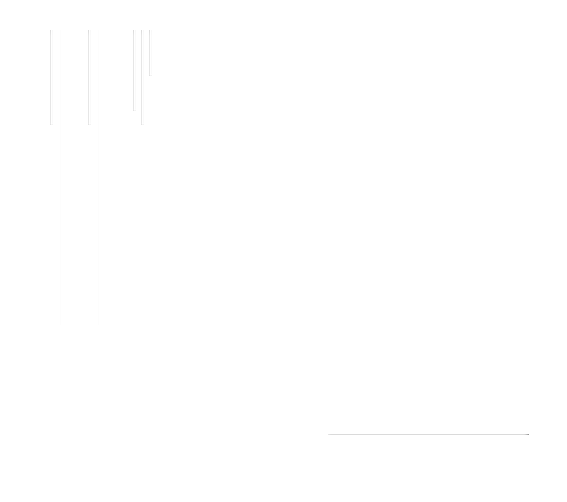
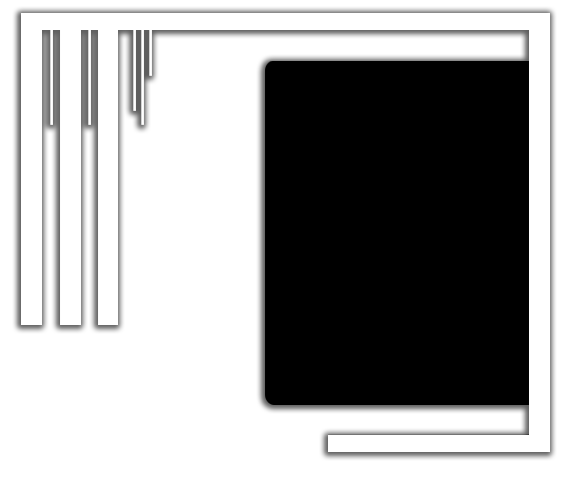
Layer changes from the first 567 × 502 image to the second:
renamed "Layer 3" to "Layer 5", painted on it over [21, 30, 529, 452]
